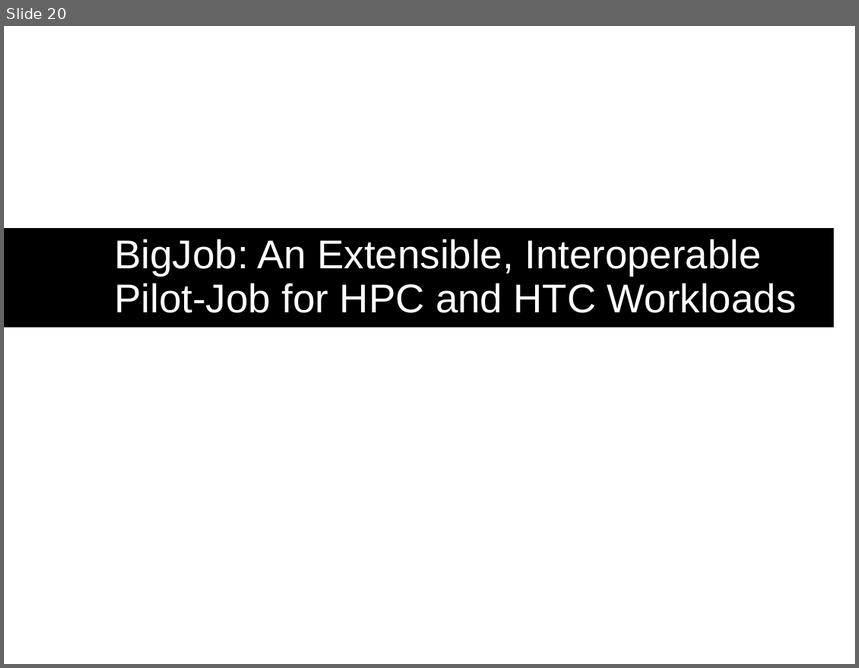
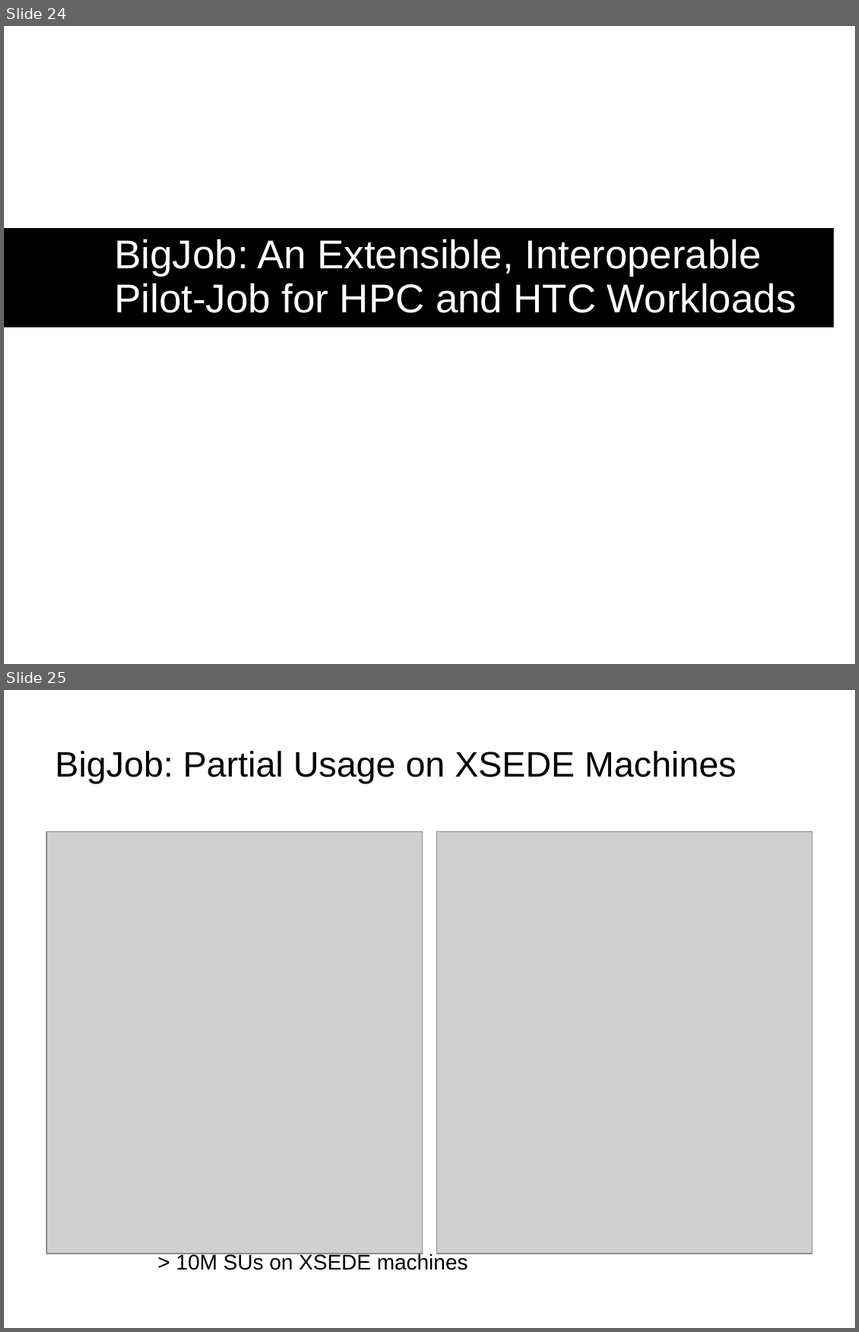
Before and after one commit to saga-project/presentations, a slide deck: bnl-pstar.ppt. Shown one above the other, each under a label of ours: slide 20 before the commit, slides 24 and 25 after it. The pictures are 859x668 and 859x1332 pixels, drawn with LibreOffice and Linux fonts; fonts in the diff are those of the drawing; grey boxes stand for pictures; background and template pictures are left out. Boxes give left, top, right and bottom in pixels: in the first picture for what was removed or moved away, otherwise in the second. Text is boxed around its words. In the diff, an @@ line names an element or a change of style, - is before the commit and + after.

```diff
--- a/bnl-pstar.ppt
+++ b/bnl-pstar.ppt
@@ slide 25 added at [4, 690, 855, 1328], background #FFFFFF @@
@@ title added at [55, 751, 737, 784], 30 pt, text #000000 @@
+BigJob: Partial Usage on XSEDE Machines
@@ picture added at [47, 832, 423, 1255] @@
@@ picture added at [436, 832, 813, 1255] @@
@@ text added at [176, 1253, 468, 1271], 18 pt, text #000000 @@
+> 10M SUs on XSEDE machines
@@ what was slide 20 is now slide 24 @@
```
Also in this commit, not shown: 7 slides changed, 2 other slides added.
